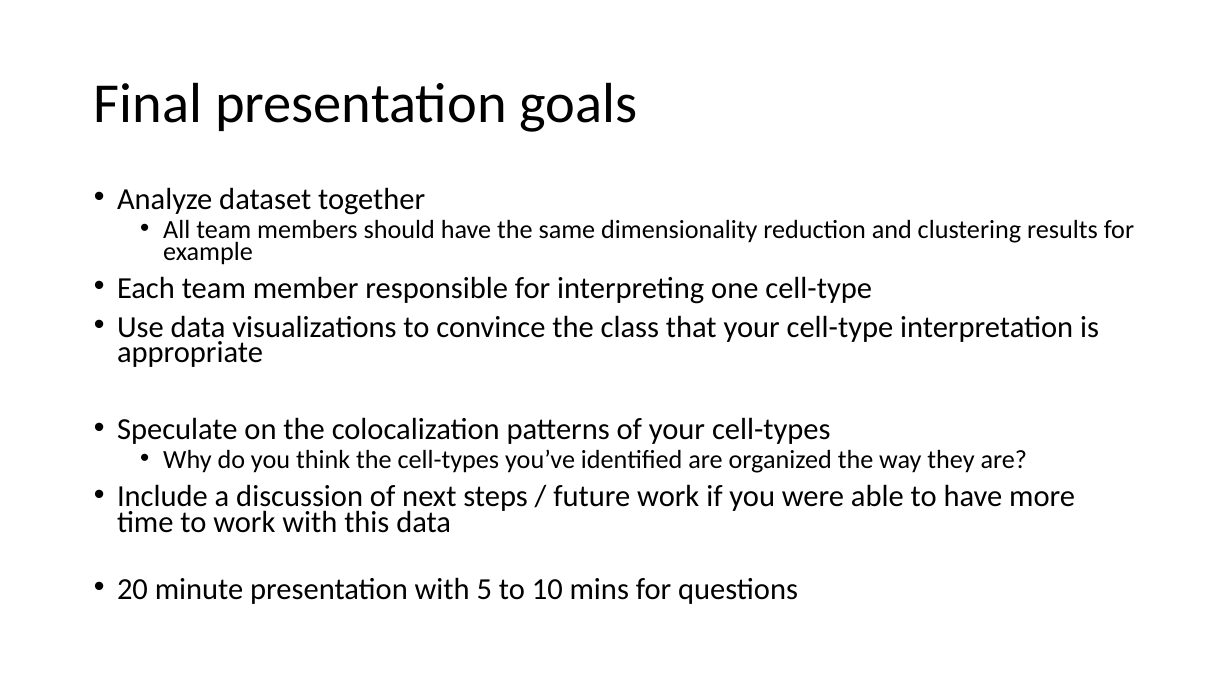
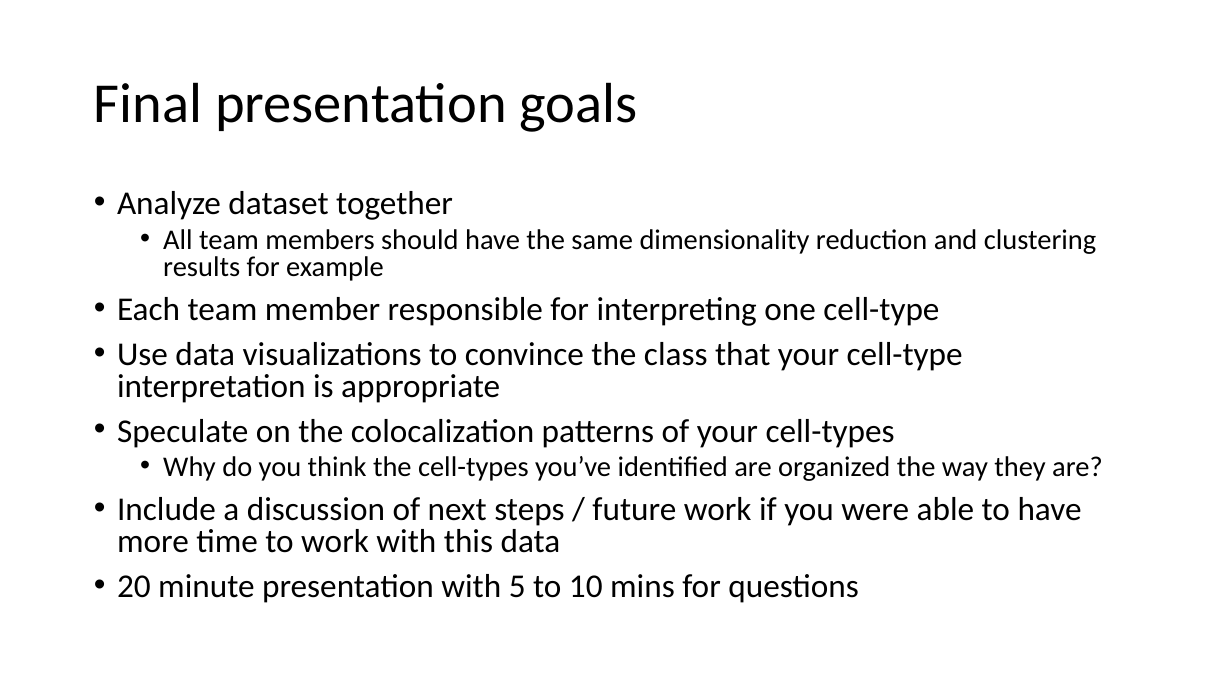
Before and after one commit to JEFworks-Lab/genomic-data-visualization-2023, a slide deck: slide 4 of resources/hw/genomic-data-visualization-final.pptx (slide 2 before the commit). Drawn at 1232x693 pixels with LibreOffice and Linux fonts; fonts in the diff are those of the drawing. Boxes give left, top, right and bottom in pixels: in the first picture for what was removed or moved away, otherwise in the second. Text is boxed around its words. In the diff, an @@ line names an element or a change of style, - is before the commit and + after.

```diff
--- a/resources/hw/genomic-data-visualization-final.pptx
+++ b/resources/hw/genomic-data-visualization-final.pptx
@@ text "Analyze dataset together" at <box>117,191,1103,603</box>: size 23.8 to 25.9 pt in "Analyze dataset together", "Each team member responsible for interpreting one ...", "Use data visualizations to convince the class ...", "Speculate on the colocalization patterns of your ..." and 2 more places; size 20.4 to 22.2 pt in "All team members should have the same ...", "Why do you think the cell-types you’ve ..."; line spacing 0.7 to 0.8 @@
```
Also in this commit, not shown: 2 other slides changed, 3 slides added, 2 other files.
